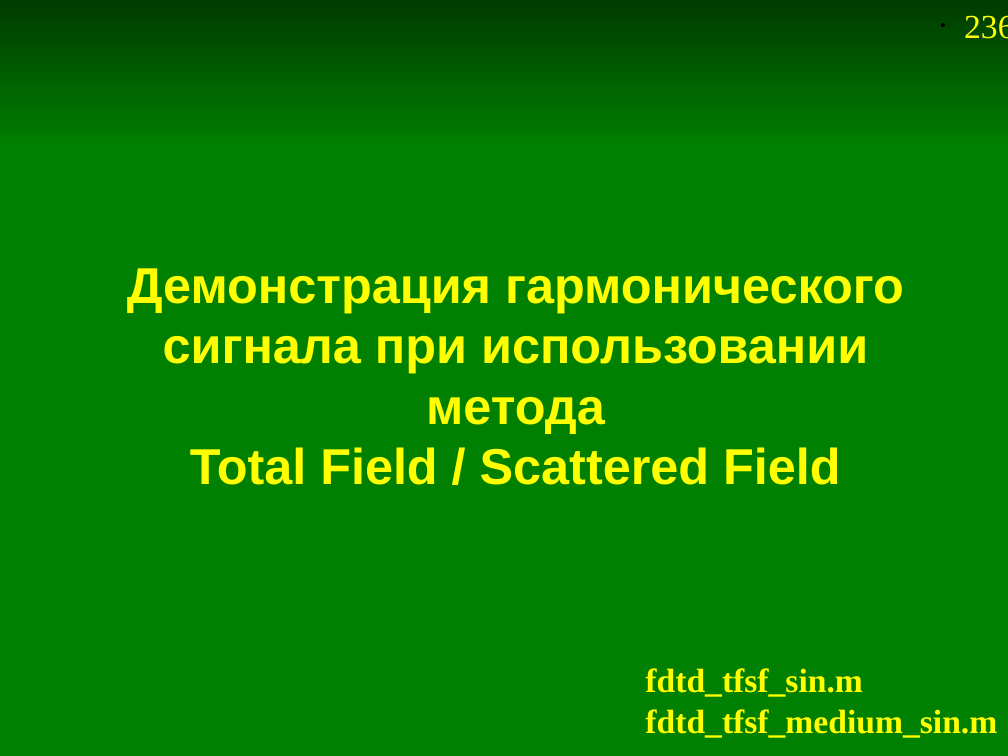
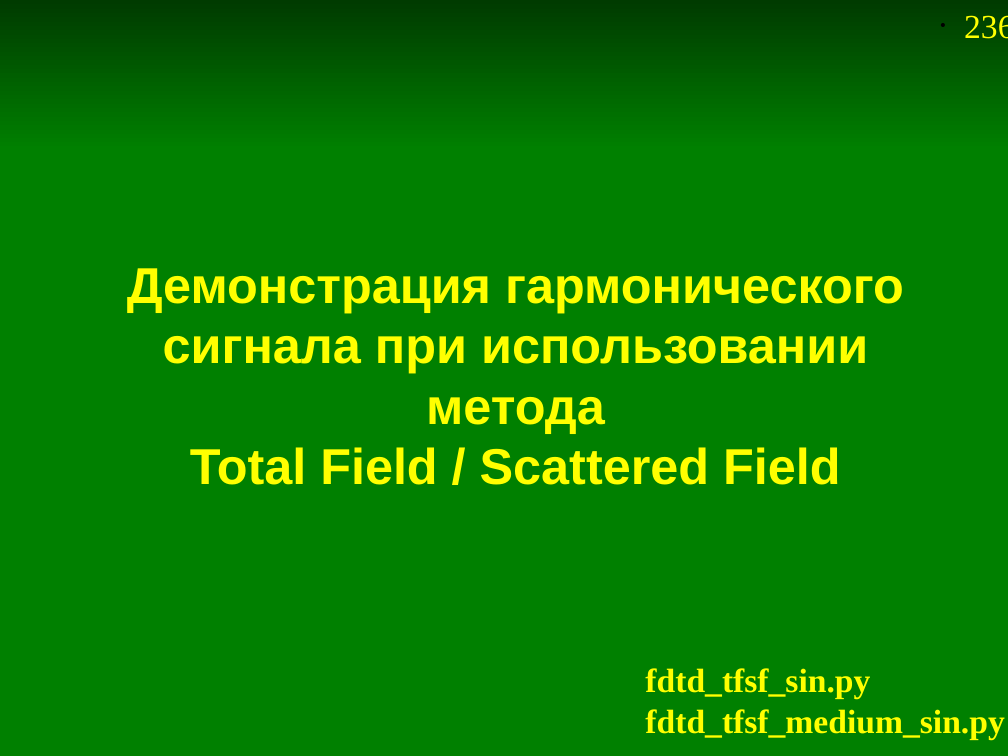
Before and after one commit to andris0147sv/modelling, a slide deck: slide 236 of presentations/2. FDTD.odp. Drawn at 1008x756 pixels with LibreOffice and Linux fonts; fonts in the diff are those of the drawing. Boxes give left, top, right and bottom in pixels: in the first picture for what was removed or moved away, otherwise in the second. Text is boxed around its words. In the diff, an @@ line names an element or a change of style, - is before the commit and + after.

```diff
--- a/presentations/2. FDTD.odp
+++ b/presentations/2. FDTD.odp
@@ text at (x1=645, y1=668, x2=1004, y2=739): text changed @@
-fdtd_tfsf_sin.m
-fdtd_tfsf_medium_sin.m
+fdtd_tfsf_sin.py
+fdtd_tfsf_medium_sin.py
```
Also in this commit, not shown: 29 other slides changed.
